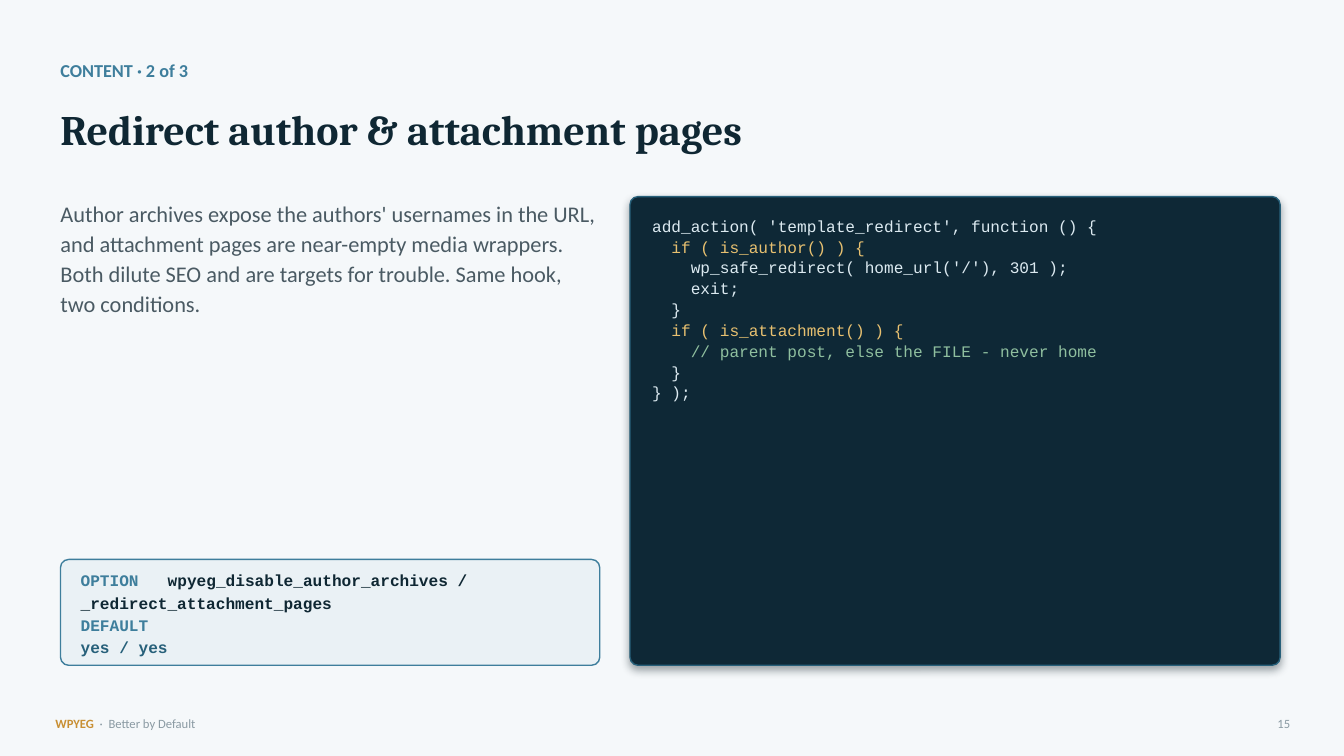
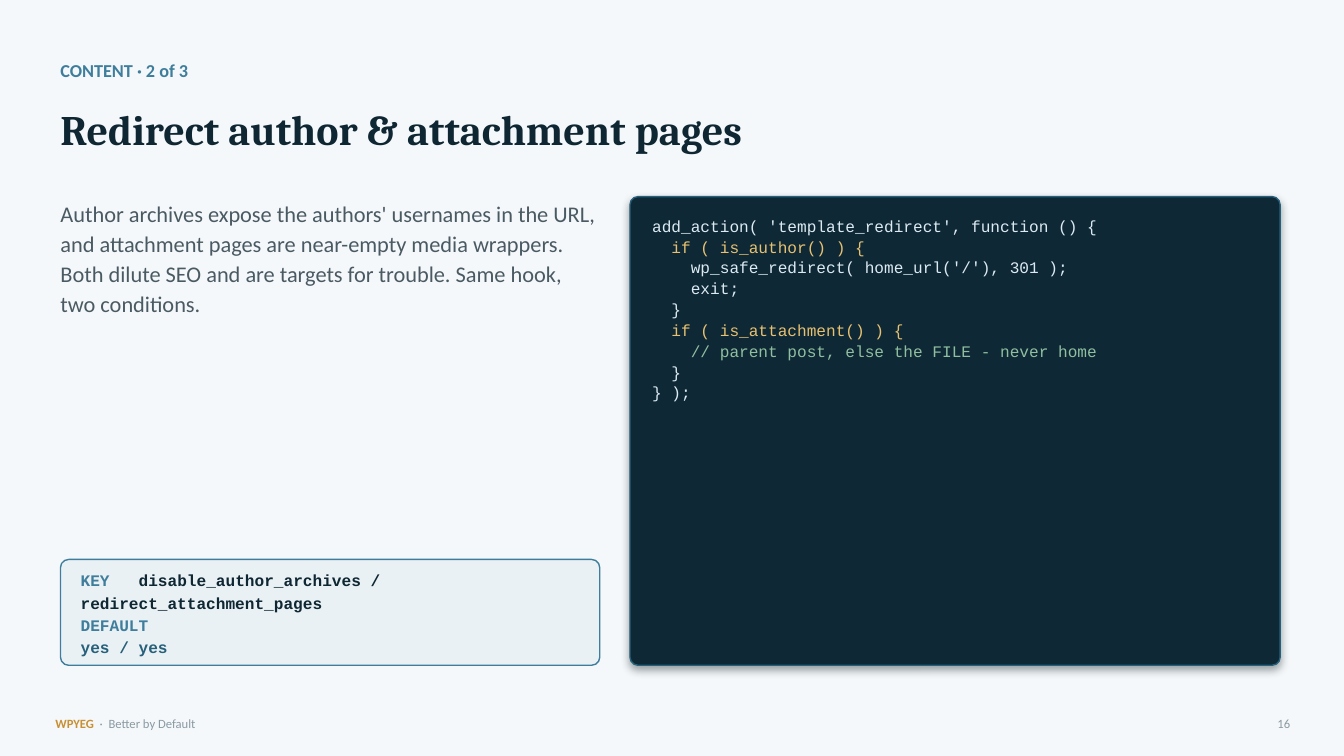
Before and after one commit to WPYEG/Better-by-Default, a slide deck: slide 16 of workshop/Better-by-Default.pptx (slide 15 before the commit). Drawn at 1344x756 pixels with LibreOffice and Linux fonts; fonts in the diff are those of the drawing. Boxes give left, top, right and bottom in pixels: in the first picture for what was removed or moved away, otherwise in the second. Text is boxed around its words. In the diff, an @@ line names an element or a change of style, - is before the commit and + after.

```diff
--- a/workshop/Better-by-Default.pptx
+++ b/workshop/Better-by-Default.pptx
@@ text at (x1=81, y1=575, x2=361, y2=613): text changed @@
-OPTION wpyeg_disable_author_archives / _redirect_attachment_pages
+KEY disable_author_archives / redirect_attachment_pages
```
Also in this commit, not shown: 16 other slides changed, 4 slides added, 11 other files.
